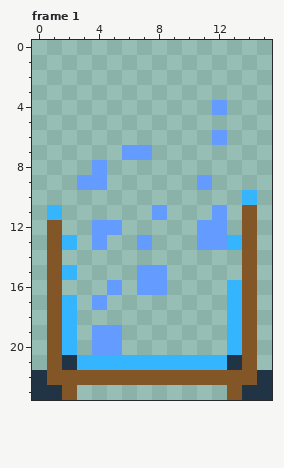
Pixel-art file -- Assets/WorldObjects/Members/Buildings/Recharging/RechargingSquareStation.aseprite. Above: the version before the commit.
16x24 pixels, 1 frame. Shown: frame 1. The commit also changed other frames, which this record leaves out.
And afterwards:
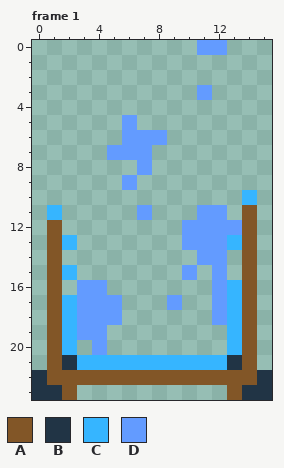
Palette (. is transparent): A #825627  B #213445  C #36b5ff  D #639bff
From old to new:
layer "Fizzles" added
layer "Layer 1" removed
Frame 1:
y 0: x 11..12 .. -> DD
y 3: x 11 . -> D
y 4: x 12 D -> .
y 5: x 6 . -> D
y 6: x 6..8 ... -> DDD; x 12 D -> .
y 7: x 5 . -> D
y 8: x 4 D -> .; x 7 . -> D
y 9: x 3..4 DD -> ..; x 6 . -> D; x 11 D -> .
y 11: x 7..8 .D -> D.; x 11 . -> D
y 12: x 4..5 DD -> ..; x 10 . -> D; x 13 . -> D
y 13: x 4 D -> .; x 7 D -> .; x 10 . -> D
y 14: x 11..12 .. -> DD
y 15: x 7..8 DD -> ..; x 10 . -> D; x 12 . -> D
y 16: x 3..5 ..D -> DD.; x 7..8 DD -> ..; x 12 . -> D
y 17: x 3 . -> D; x 5 . -> D; x 9 . -> D; x 12 . -> D
y 18: x 3..5 ... -> DDD; x 12 . -> D
y 19: x 3 . -> D; x 5 D -> .
y 20: x 5 D -> .
